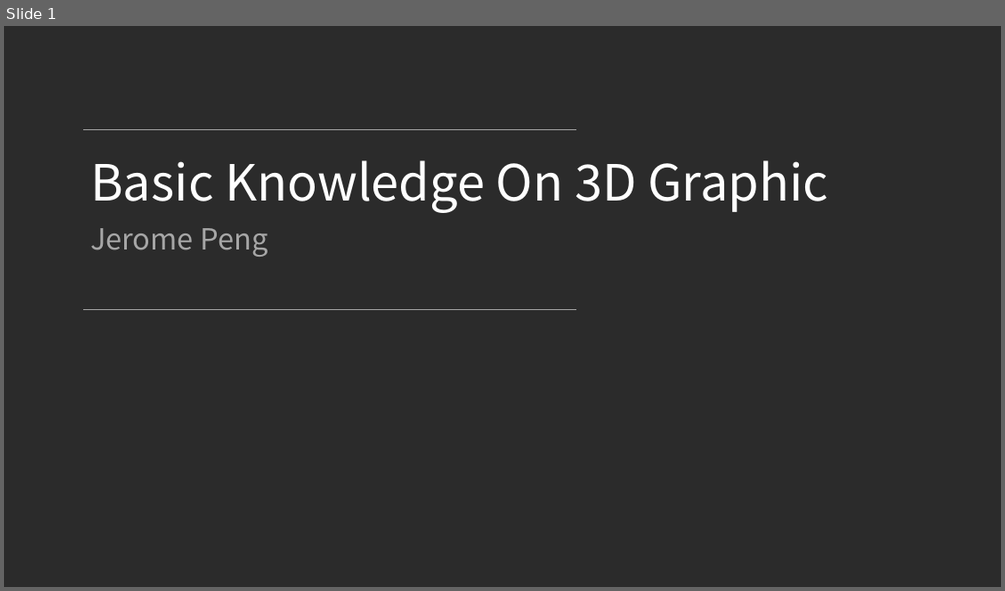
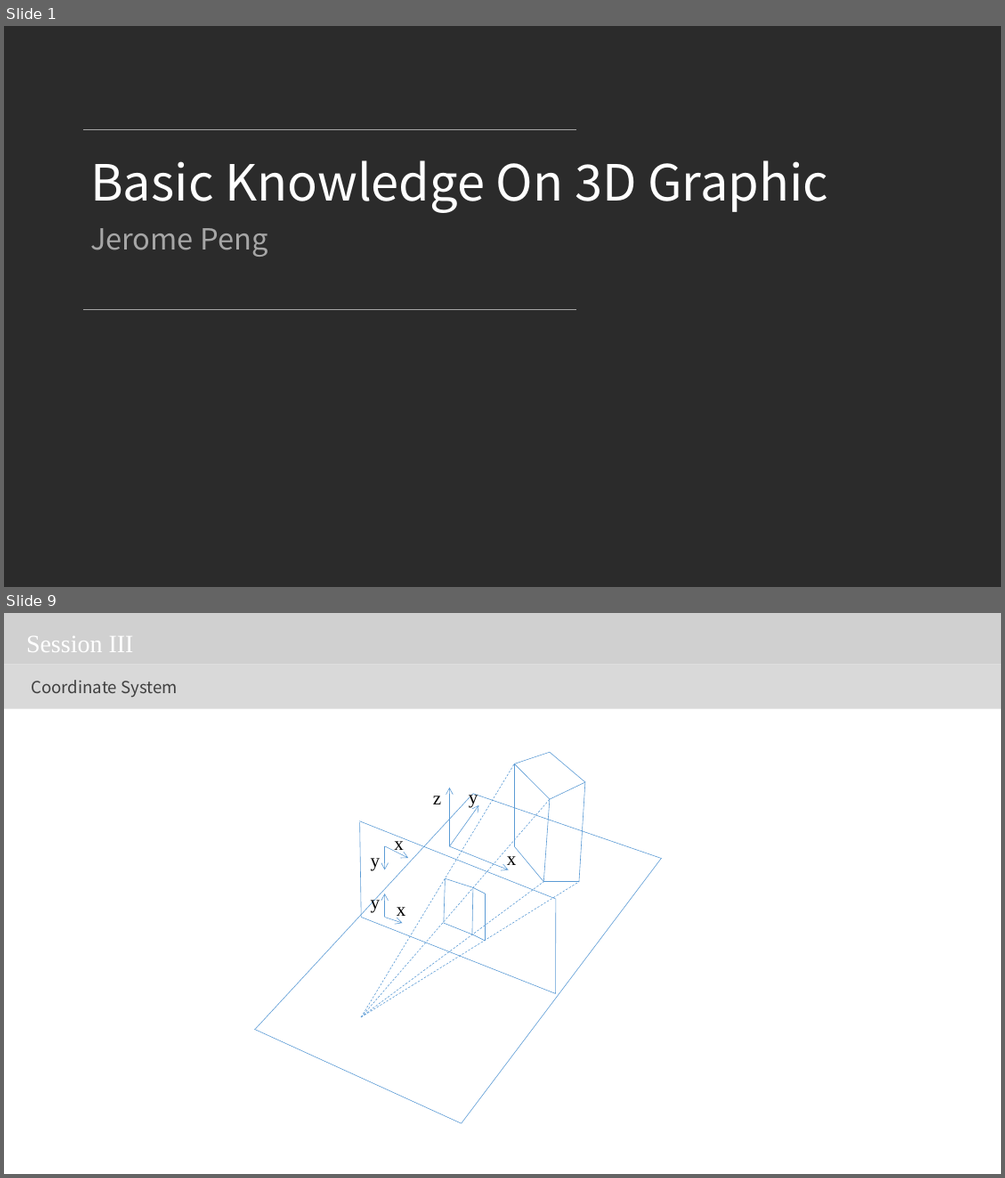
Before and after one commit to jeromepeng/tetris, a slide deck: Doc/3D Graphic.pptx. Shown one above the other, each under a label of ours: slide 1 before the commit, slides 1 and 9 after it; the slides between them are not shown. The pictures are 1005x591 and 1005x1178 pixels, drawn with LibreOffice and Linux fonts; fonts in the diff are those of the drawing; grey boxes stand for pictures; background and template pictures are left out; a plain dark background stands for a picture behind light text. Boxes give left, top, right and bottom in pixels: in the first picture for what was removed or moved away, otherwise in the second. Text is boxed around its words. In the diff, an @@ line names an element or a change of style, - is before the commit and + after.

```diff
--- a/Doc/3D Graphic.pptx
+++ b/Doc/3D Graphic.pptx
@@ slide 9 added at [4,613,1001,1174], background picture (left out) @@
@@ picture added at [4,613,1001,664] @@
@@ text added at [26,636,134,652], 24 pt, text #FFFFFF @@
+Session III
@@ rectangle added at [4,664,1001,709], fill #D9D9D9 @@
@@ text added at [32,680,177,698], 16 pt, text #404040 @@
+Coordinate System
@@ text added at [433,795,441,804], 18 pt, text #000000 @@
+z
@@ arrow added from (450, 846) to (450, 787), #5B9BD5 0.5 pt @@
@@ text added at [469,793,477,808], 18 pt, text #000000 @@
+y
@@ arrow added from (450, 846) to (479, 805), #5B9BD5 0.5 pt @@
@@ arrow added from (385, 846) to (385, 869), #5B9BD5 0.5 pt @@
@@ arrow added from (385, 846) to (409, 858), #5B9BD5 0.5 pt @@
@@ text added at [394,835,403,854], 18 pt, text #000000 @@
+x
@@ arrow added from (450, 846) to (509, 869), #5B9BD5 0.5 pt @@
@@ text added at [371,858,380,871], 18 pt, text #000000 @@
+y
@@ text added at [507,856,516,869], 18 pt, text #000000 @@
+x
@@ text added at [371,894,380,913], 18 pt, text #000000 @@
+y
@@ arrow added from (385, 917) to (385, 893), #5B9BD5 0.5 pt @@
@@ arrow added from (385, 917) to (403, 923), #5B9BD5 0.5 pt @@
@@ text added at [396,907,405,919], 18 pt, text #000000 @@
+x
@@ group added at [254,752,662,1123]: 28 lines @@
```
Also in this commit, not shown: 1 slide changed, 8 other slides added, 6 slides removed, 9 other files.
